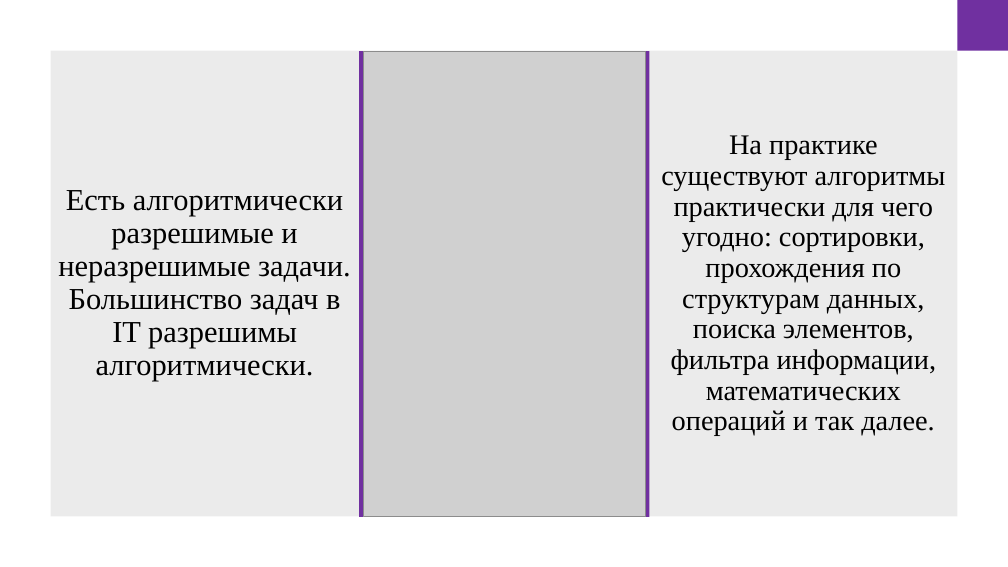
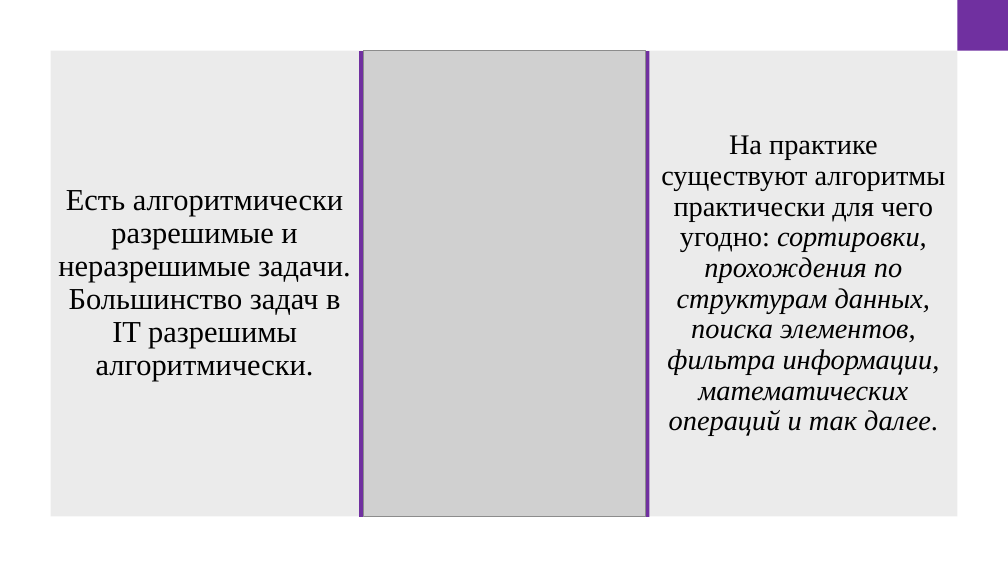
Before and after one commit to doshenka/akademy_files, a slide deck: slide 4 of преза на 12-4-24.pptx (slide 5 before the commit). Drawn at 1008x567 pixels with LibreOffice and Linux fonts; fonts in the diff are those of the drawing; grey boxes stand for pictures. Boxes give left, top, right and bottom in pixels: in the first picture for what was removed or moved away, otherwise in the second. Text is boxed around its words. In the diff, an @@ line names an element or a change of style, - is before the commit and + after.

```diff
--- a/преза на 12-4-24.pptx
+++ b/преза на 12-4-24.pptx
@@ text "На практике существуют алгоритмы практически ..." at <box>661,135,946,435</box>: italic on in "сортировки, прохождения по структурам данных, поиска элемент ..." @@
```
Also in this commit, not shown: 4 other slides changed, 12 slides added, 1 slide removed.
